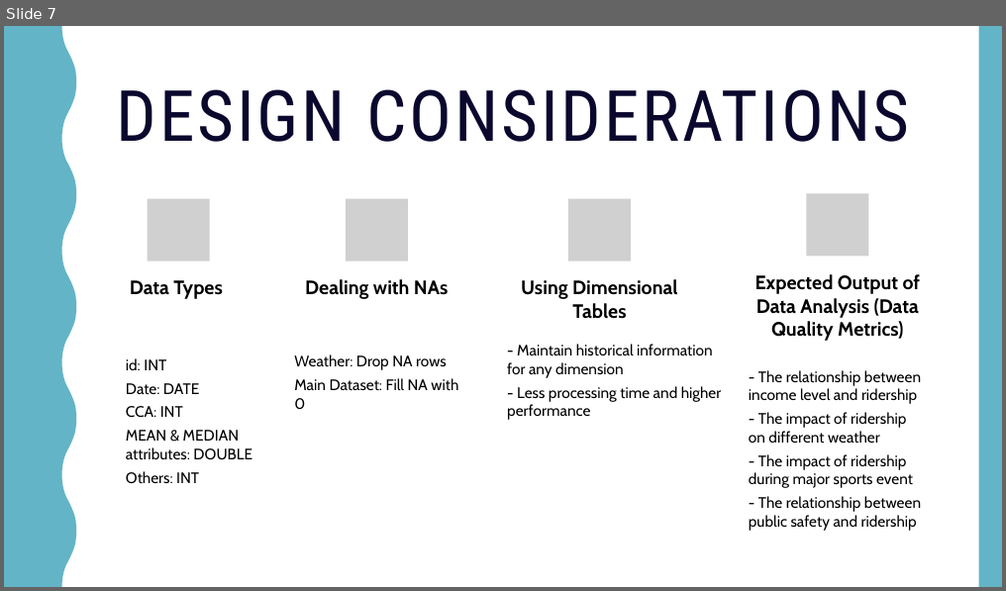
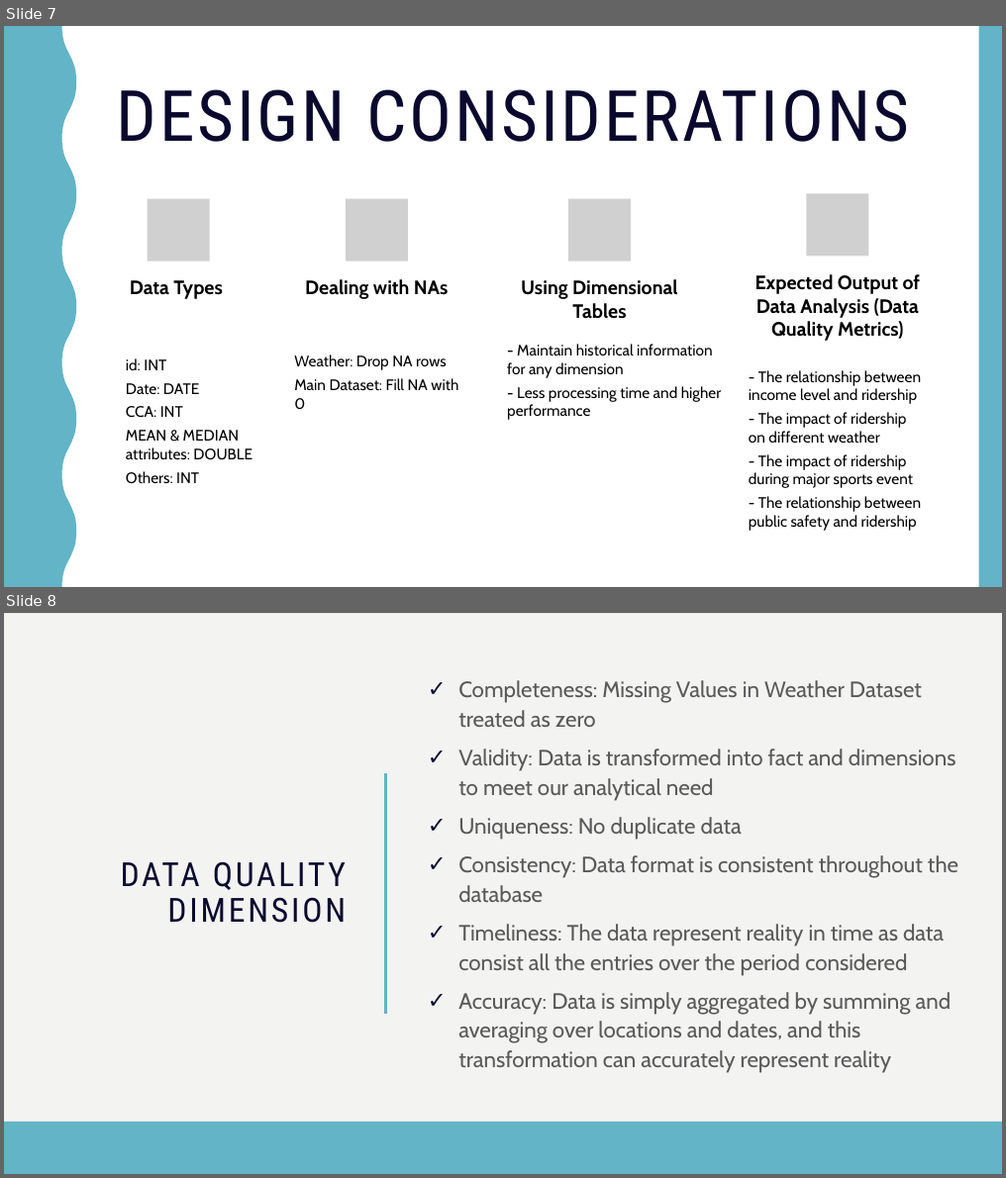
Before and after one commit to Data-Engineering-Platform-Final-Project/DEPA-FP-Files, a slide deck: DEPA Final Project PPT.pptx. Shown one above the other, each under a label of ours: slide 7 before the commit, slides 7 and 8 after it. The pictures are 1006x591 and 1006x1178 pixels, drawn with LibreOffice and Linux fonts; fonts in the diff are those of the drawing; grey boxes stand for pictures. Boxes give left, top, right and bottom in pixels: in the first picture for what was removed or moved away, otherwise in the second. Text is boxed around its words. In the diff, an @@ line names an element or a change of style, - is before the commit and + after.

```diff
--- a/DEPA Final Project PPT.pptx
+++ b/DEPA Final Project PPT.pptx
@@ slide 8 added at [4,613,1002,1174], background #F3F3F2 @@
@@ freeform shape added at [4,613,77,1173], fill #0B082E @@
@@ rectangle added at [4,613,1002,1173], fill #F3F3F2 @@
@@ rectangle added at [979,613,1002,1173], fill #62B4C6 @@
@@ text added at [458,680,958,1073], 16 pt, text #595959 @@
+✓ Completeness: Missing Values in Weather Dataset treated as zero
+✓ Validity: Data is transformed into fact and dimensions to meet our analytical need
+✓ Uniqueness: No duplicate data
+✓ Consistency: Data format is consistent throughout the database
+✓ Timeliness: The data represent reality in time as data consist all the entries over the period considered
+✓ Accuracy: Data is simply aggregated by summing and averaging over locations and dates, and this transformation can accurately represent reality
@@ line added from (386, 773) to (386, 1014), #62B4C6 1.75 pt @@
@@ text added at [121,861,346,923], 24 pt, text #0B082E @@
+DATA QUALITY DIMENSION
@@ rectangle added at [5,1122,1002,1174], fill #62B4C6 @@
```
Also in this commit, not shown: 1 slide changed.
